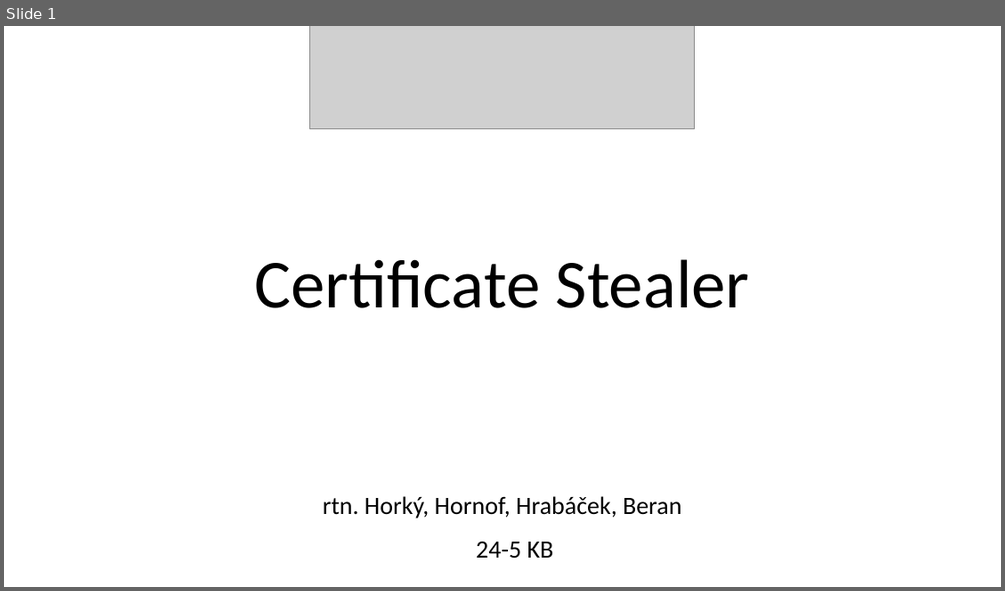
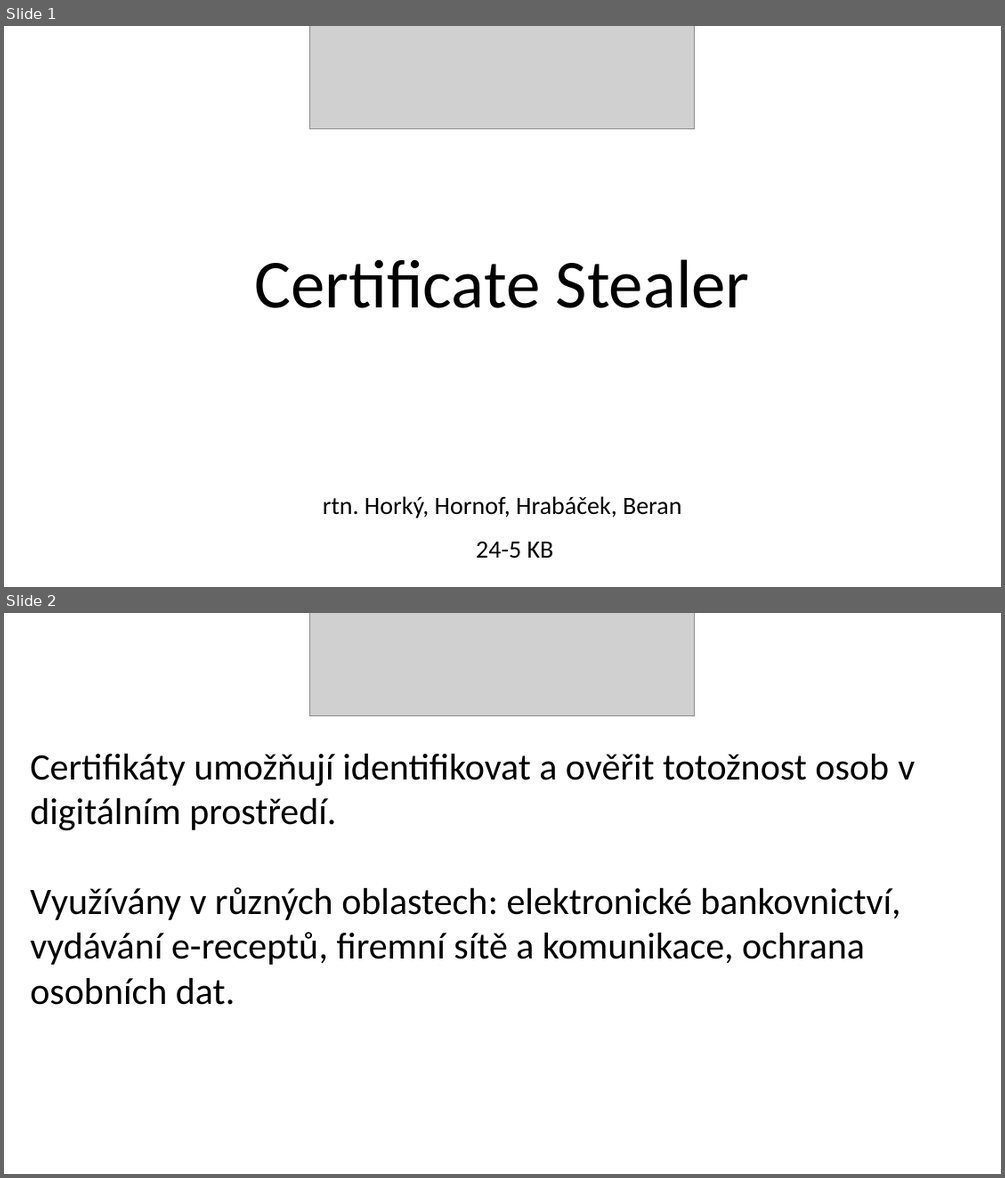
Before and after one commit to Lubos-source/CertificateStealer, a slide deck: doc/SnakeBite.pptx. Shown one above the other, each under a label of ours: slide 1 before the commit, slides 1 and 2 after it. The pictures are 1005x591 and 1005x1178 pixels, drawn with LibreOffice and Linux fonts; fonts in the diff are those of the drawing; grey boxes stand for pictures. Boxes give left, top, right and bottom in pixels: in the first picture for what was removed or moved away, otherwise in the second. Text is boxed around its words. In the diff, an @@ line names an element or a change of style, - is before the commit and + after.

```diff
--- a/doc/SnakeBite.pptx
+++ b/doc/SnakeBite.pptx
@@ slide 2 added at bbox=[4, 613, 1001, 1174], background #FFFFFF @@
@@ picture added at bbox=[310, 613, 695, 715] @@
@@ text added at bbox=[30, 754, 914, 1005], 36 pt, text #000000 @@
+Certifikáty umožňují identifikovat a ověřit totožnost osob v digitálním prostředí.
+Využívány v různých oblastech: elektronické bankovnictví, vydávání e-receptů, firemní sítě a komunikace, ochrana osobních dat.
```
Also in this commit, not shown: 3 slides changed, 3 other slides added, 1 slide removed.
